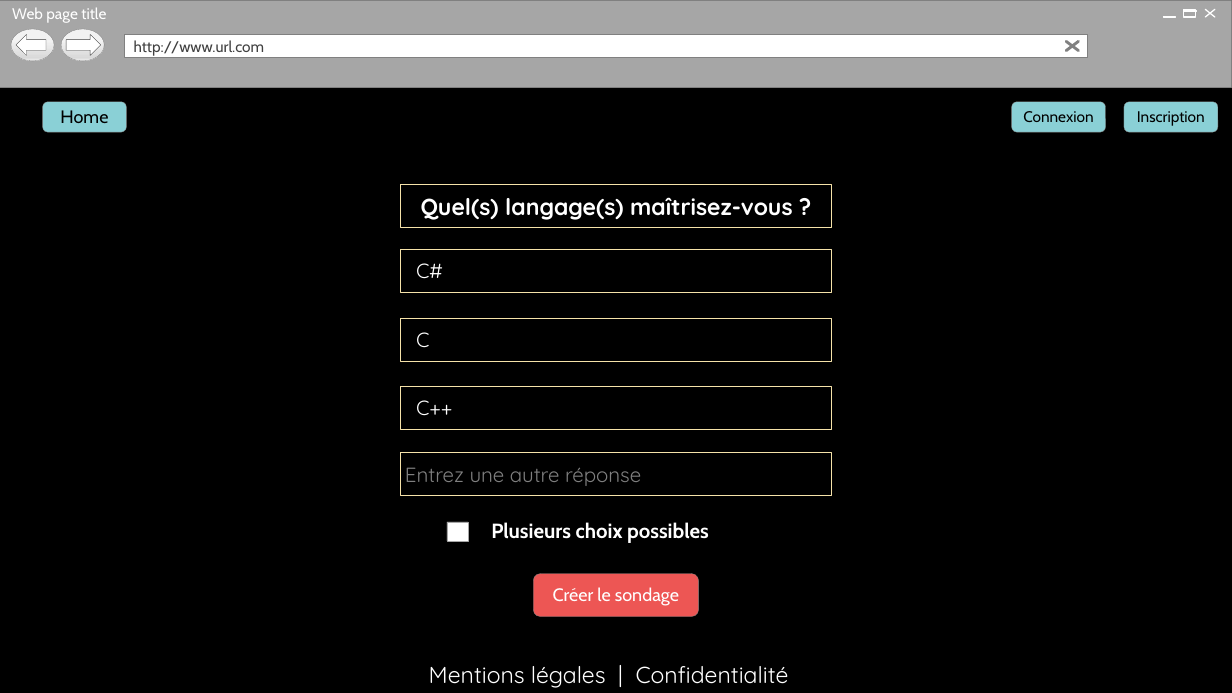
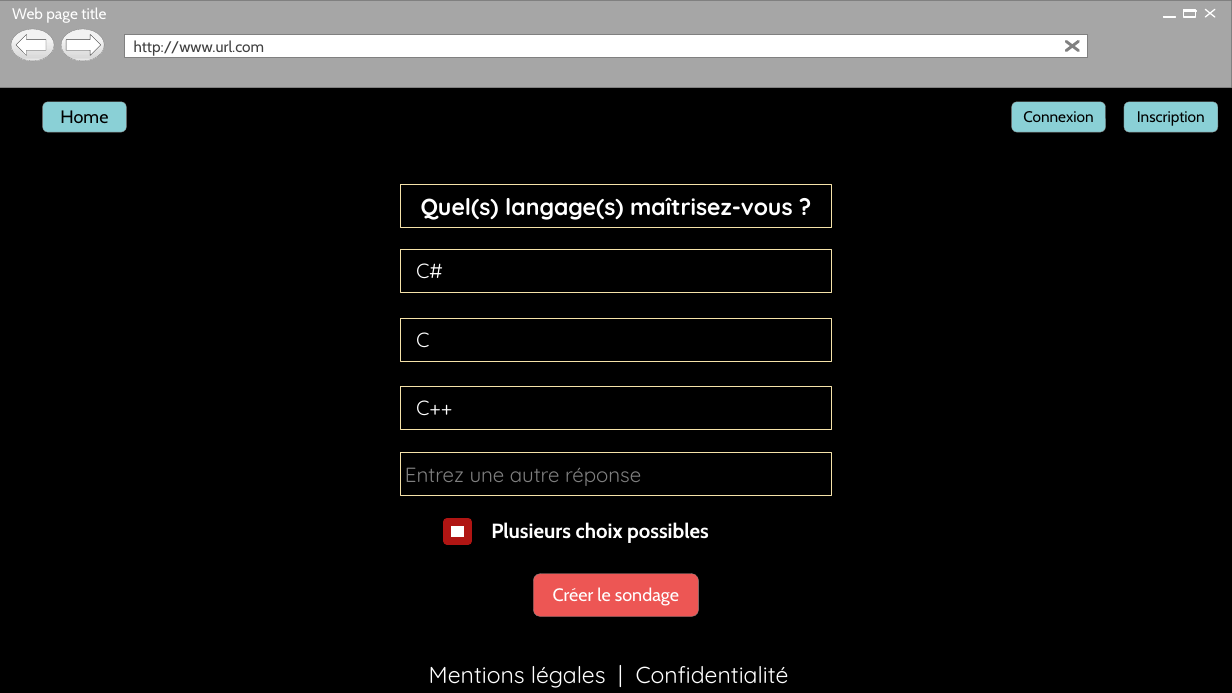
Before and after one commit to thodien21/ProjetC-, a slide deck: slide 3 of ProjetMaquettagePollBox.pptx. Drawn at 1232x693 pixels with LibreOffice and Linux fonts; fonts in the diff are those of the drawing; background and template pictures are left out. Boxes give left, top, right and bottom in pixels: in the first picture for what was removed or moved away, otherwise in the second. Text is boxed around its words. In the diff, an @@ line names an element or a change of style, - is before the commit and + after.

```diff
--- a/ProjetMaquettagePollBox.pptx
+++ b/ProjetMaquettagePollBox.pptx
@@ rectangle at (x1=447, y1=522, x2=469, y2=542): outline #A6A6A6 0.25 pt to #B01513 6 pt @@
```
Also in this commit, not shown: 2 other slides changed, 9 other files.
